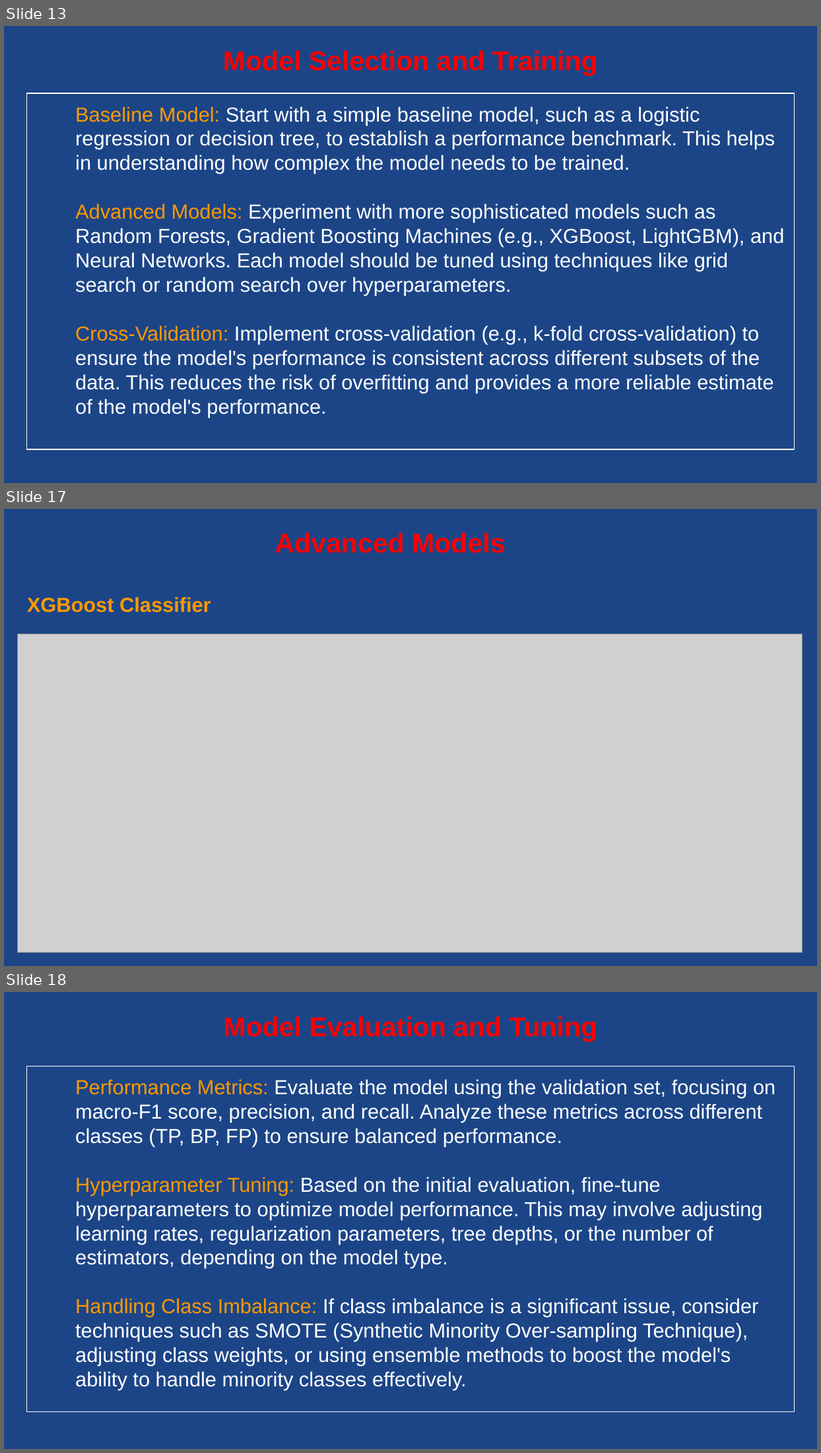
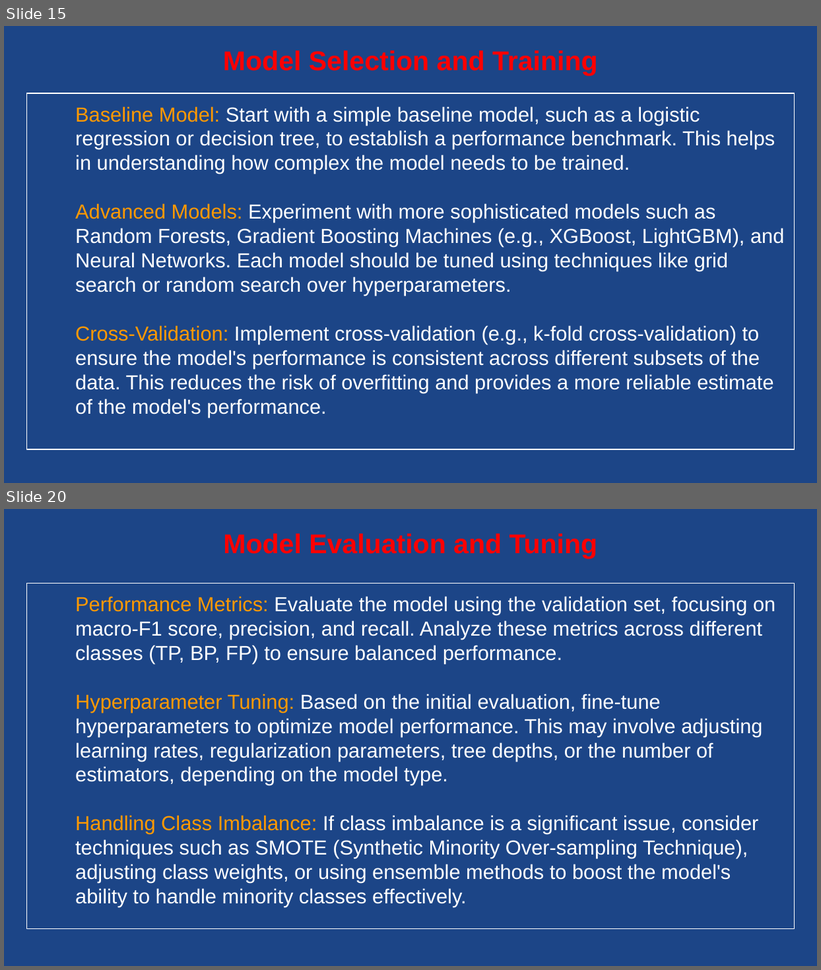
Before and after one commit to Gengatharan1/Gengatharan1-ds_microsoft_cybersecurity_analysis, a slide deck: Microsoft Cybersecurity Incident.pptx. Shown one above the other, each under a label of ours: slides 13, 17 and 18 before the commit, slides 15 and 20 after it; the slides between them are not shown. The pictures are 821x1453 and 821x970 pixels, drawn with LibreOffice and Linux fonts; fonts in the diff are those of the drawing; grey boxes stand for pictures. Boxes give left, top, right and bottom in pixels: in the first picture for what was removed or moved away, otherwise in the second. Text is boxed around its words. In the diff, an @@ line names an element or a change of style, - is before the commit and + after.

```diff
--- a/Microsoft Cybersecurity Incident.pptx
+++ b/Microsoft Cybersecurity Incident.pptx
@@ slide 17 removed at [4, 509, 817, 966], background #1C4587 @@
@@ text removed at [275, 533, 505, 553] @@
-Advanced Models
@@ title removed at [27, 597, 211, 613] @@
-XGBoost Classifier
@@ picture removed at [18, 634, 803, 953] @@
@@ what was slide 13 is now slide 15 @@
@@ what was slide 18 is now slide 20 @@
```
Also in this commit, not shown: 3 slides changed, 6 slides added, 3 other slides removed, 3 other files.
